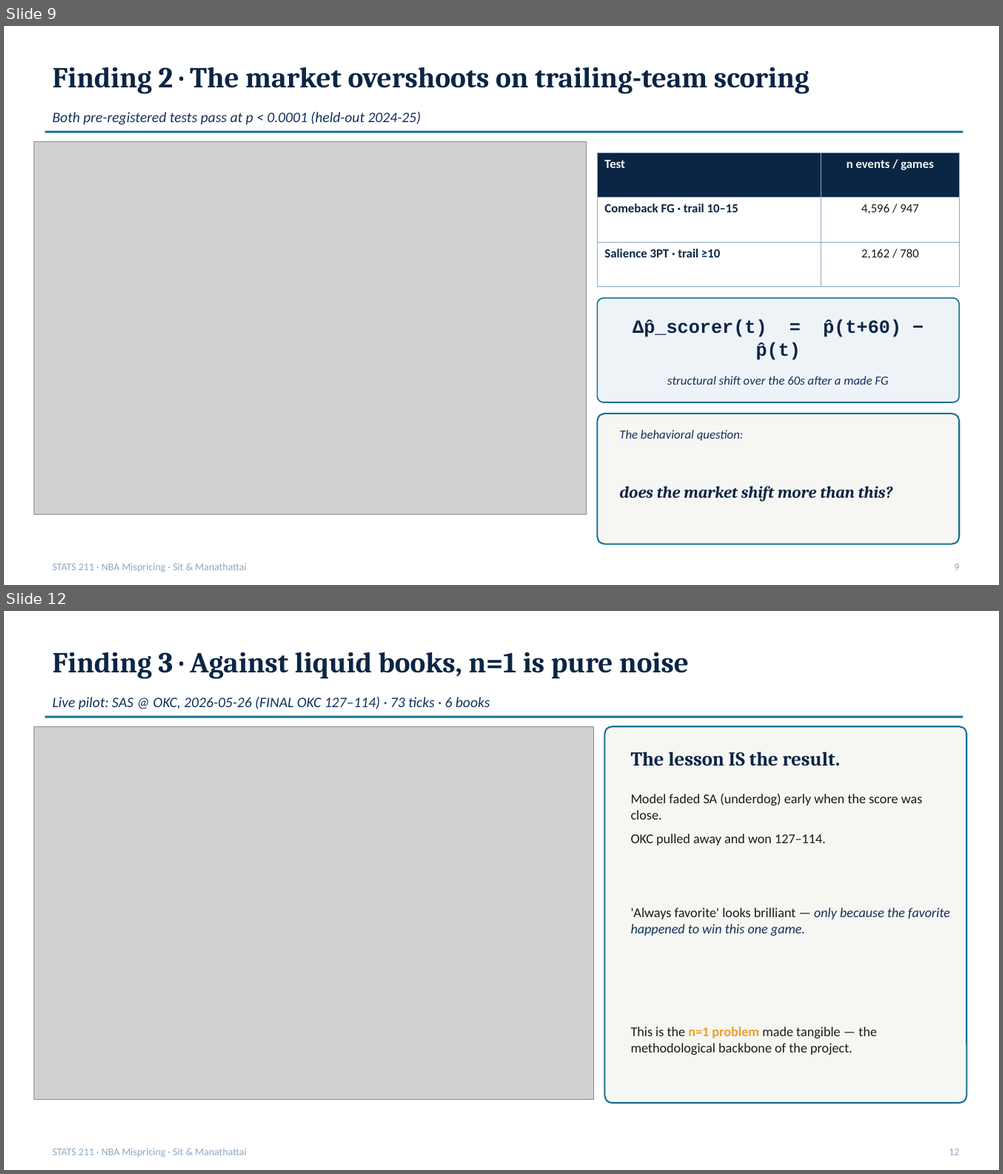
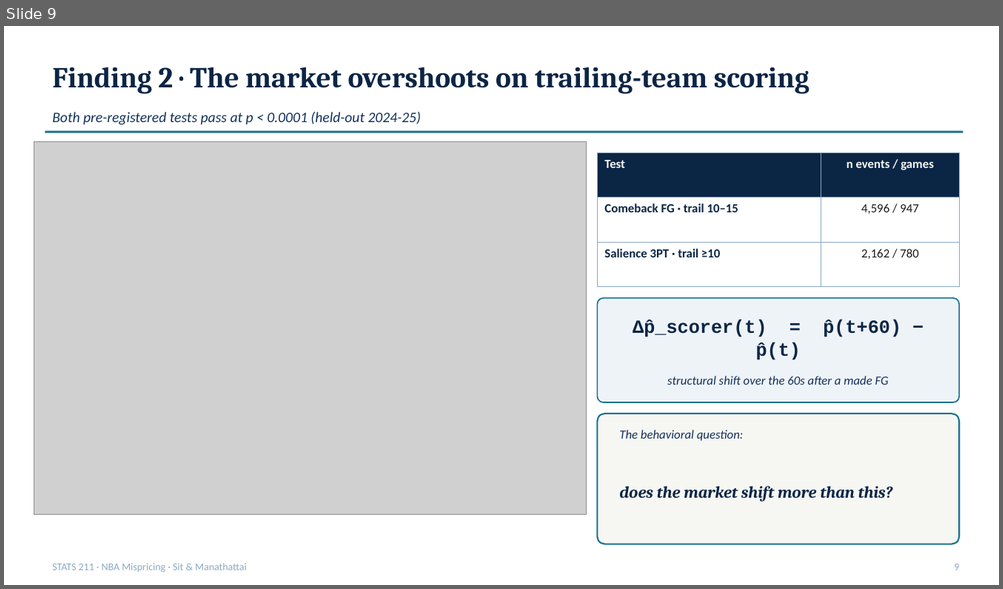
Before and after one commit to ivan-sit/live-nba-market-mispricing-detection, a slide deck: slides/final_deck.pptx. Shown one above the other, each under a label of ours: slides 9 and 12 before the commit, slide 9 after it; the slides between them are not shown. The pictures are 1003x1174 and 1003x589 pixels, drawn with LibreOffice and Linux fonts; fonts in the diff are those of the drawing; grey boxes stand for pictures. Boxes give left, top, right and bottom in pixels: in the first picture for what was removed or moved away, otherwise in the second. Text is boxed around its words. In the diff, an @@ line names an element or a change of style, - is before the commit and + after.

```diff
--- a/slides/final_deck.pptx
+++ b/slides/final_deck.pptx
@@ slide 12 removed at [4,611,999,1170], background #FFFFFF @@
@@ text removed at [52,652,688,679] @@
-Finding 3 · Against liquid books, n=1 is pure noise
@@ text removed at [52,697,490,709] @@
-Live pilot: SAS @ OKC, 2026-05-26 (FINAL OKC 127–114) · 73 ticks · 6 books
@@ line removed from (45, 717) to (963, 717) @@
@@ picture removed at [34,726,594,1099] @@
@@ rounded rectangle removed at [605,726,967,1103] @@
@@ text removed at [631,752,840,766] @@
-The lesson IS the result.
@@ text removed at [631,794,922,820] @@
-Model faded SA (underdog) early when the score was close.
@@ text removed at [631,834,825,846] @@
-OKC pulled away and won 127–114.
@@ text removed at [631,908,950,936] @@
-'Always favorite' looks brilliant — only because the favorite happened to win this one game.
@@ text removed at [631,1027,876,1055] @@
-This is the n=1 problem made tangible — the methodological backbone of the project.
@@ text removed at [52,1148,247,1158] @@
-STATS 211 · NBA Mispricing · Sit & Manathattai
@@ text removed at [948,1149,959,1156] @@
-12
```
Also in this commit, not shown: 3 slides changed, 2 slides added, 5 other slides removed, 3 other files.
